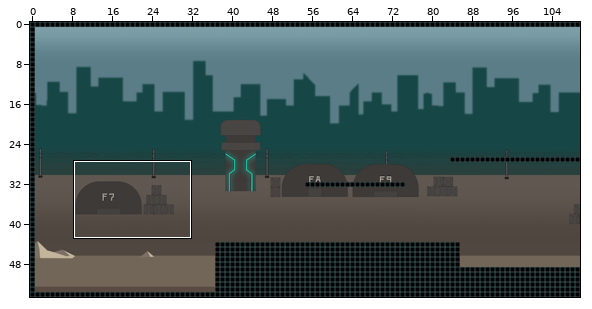
Tiled map -- assets/data/lvl1.tmx. Above: a wide view before the commit, with the close-up outlined.
Close-up. Before the commit:
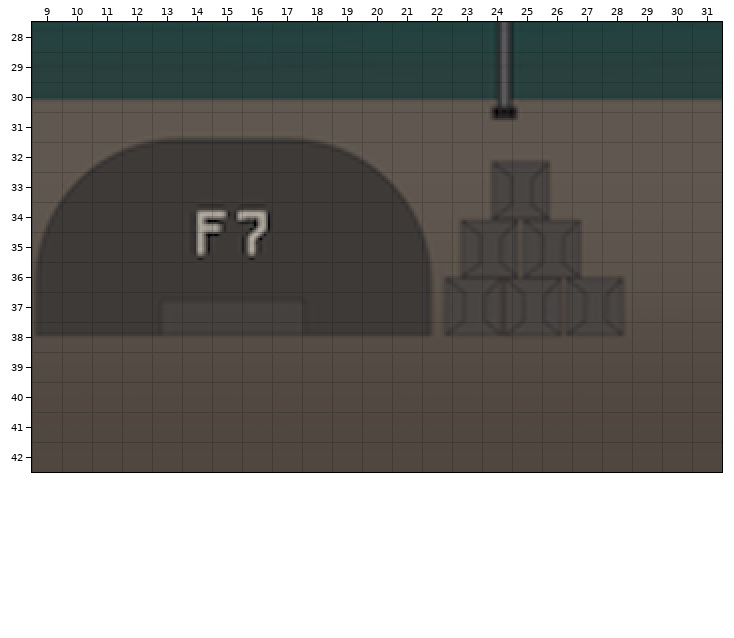
Cells are 15x15 px. Shown: x 9..31, y 28..42. The commit also changed other parts of the map, which this record leaves out.
New version:
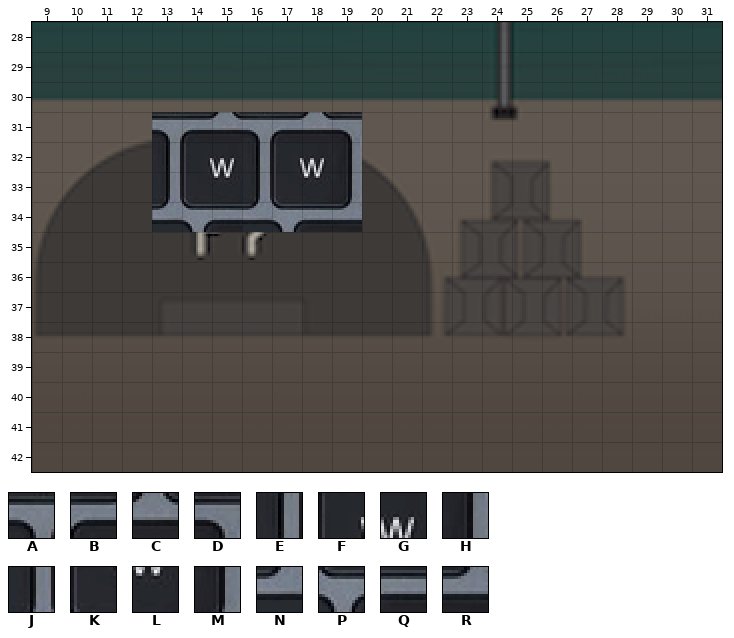
Key: from "keys": A 283, B 284, C 285, D 286, E 329, F 330, G 331, H 332, J 375, K 376, L 377, M 378, N 421, P 422, Q 423, R 424.
_ is an empty cell.
Tiles of an added or newly shown layer are drawn over the layers below it.
Difference:
{"where": "layer \"keys\" (added)"}
{"y":31,"x":13,"old":"_______","new":"ABCABCD"}
{"y":32,"x":13,"old":"_______","new":"EFGEFGH"}
{"y":33,"x":13,"old":"_______","new":"JKLJKLM"}
{"y":34,"x":13,"old":"_______","new":"NPQNPQR"}
{"label":"added","picture_box":[152,112,362,232]}
